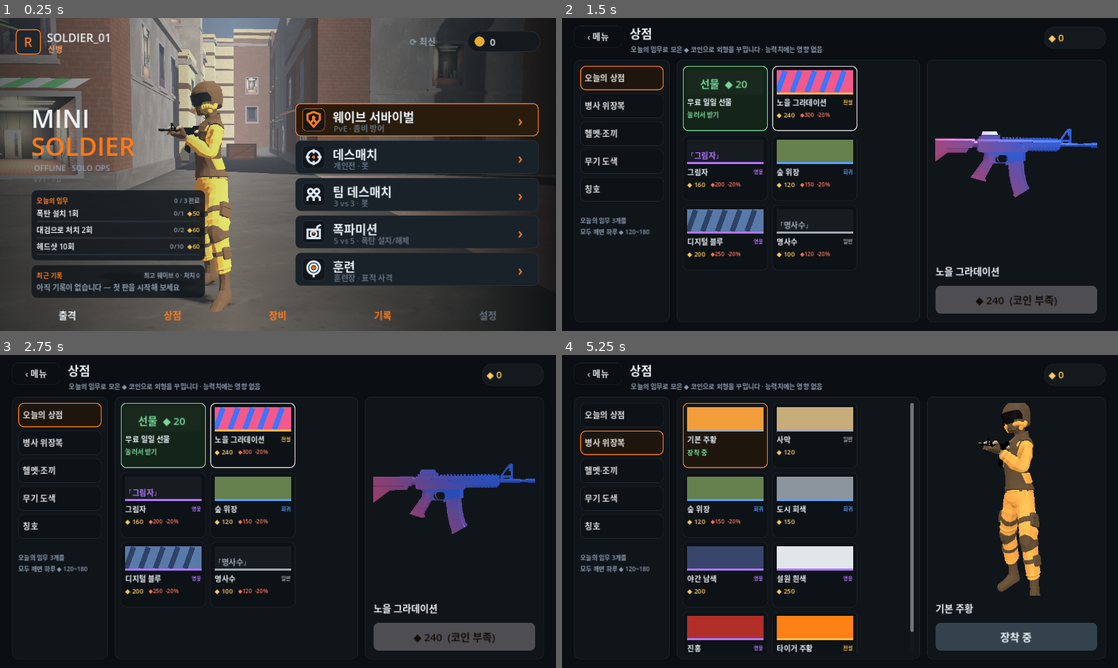
Above: before the commit, frames 1-4 (two rows, left to right).
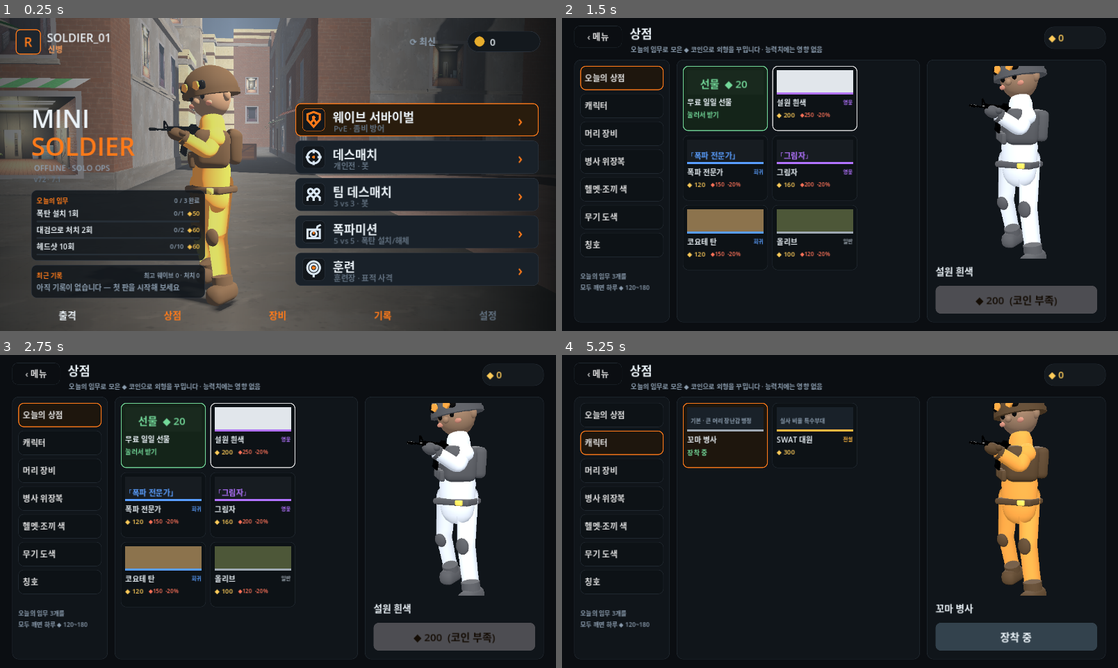
Above: after the commit, the same moments.

Repository: jjongjjongs/Reborn
Game: Godot game, scene res://Menu.tscn
Same seed, same stepped clock (60 frames per second), same inputs: the game is played once before the commit and once after it.
Inputs (mouse positions are in pixels of both pictures, inside the frame that each line leads up to):
- Up to frame 1 (0.25 s): no input
- Up to frame 2 (1.5 s): click "출격" at 0.5 s; click "상점" at 1.25 s
- Up to frame 3 (2.75 s): click "장비" at 2 s
- Up to frame 4 (5.25 s): click "기록" at 2.75 s; click "설정" at 3.5 s; click "병사 위장복" at 4.25 s; click (623, 442) at 5 s, where only the run after the commit has a clickable "캐릭터"

The runs differ from the first frame. In frame 1, 3.9% of the frame differs, in the area x 7-44%, y 14-94%; in frame 2, 12%; in frame 3, 12%; in frame 4, 14%, in the area x 3-88%, y 15-95%.

Commit message:
Mini Soldier is the default body for the player and the bots (bots wear random helmet / beret / gas mask); shop 캐릭터 (SWAT 대원 300) and 머리 장비 (beret 150, gas mask 250); weapons 15% bigger on the mini; player capsule 1.95 m to cover the helmet, v72
Co-Authored-By: Claude Opus 5.5 <noreply@anthropic.com>
Claude-Session: https://claude.ai/code/session_017gCHGQkLFHx2VS6S1QuV14

Diff:
--- a/game/bot.gd
+++ b/game/bot.gd
@@ -67,6 +67,7 @@
 	add_to_group("combatant")
 	_soldier = Soldier.new()
 	add_child(_soldier)
+	_soldier.gear = ["helmet", "helmet", "beret", "mask"][randi() % 4]
 	_soldier.setup(tint)
 	loadout = [Weapons.ORDER_PRIMARY.pick_random(), Weapons.ORDER_SECONDARY.pick_random(), "knife"]
 	rusher = randf() < (0.6 if loadout[0] in ["shotgun", "mp5"] else 0.25) * Difficulty.v("tactics")
--- a/game/loadout.gd
+++ b/game/loadout.gd
@@ -68,6 +68,7 @@
 	we.environment = e; vp.add_child(we)
 	_soldier = Soldier.new(); vp.add_child(_soldier)
 	_soldier.cosmetic = true
+	_soldier.body = Profile.equipped("body").substr(5); _soldier.gear = Profile.equipped("gear").substr(5)
 	_soldier.setup(Profile.suit_color(), Profile.kit_color())
 	_soldier.drive(0.0, true)
 
--- a/game/menu.gd
+++ b/game/menu.gd
@@ -91,7 +91,7 @@
 	MapBuilder.backdrop = true
 	MapBuilder.build("quarter", w)
 	MapBuilder.backdrop = false
-	var s := Soldier.new(); w.add_child(s); s.cosmetic = true; s.setup(Profile.suit_color(), Profile.kit_color())
+	var s := Soldier.new(); w.add_child(s); s.cosmetic = true; s.body = Profile.equipped("body").substr(5); s.gear = Profile.equipped("gear").substr(5); s.setup(Profile.suit_color(), Profile.kit_color())
 	s.position = BD_SOLDIER; s.rotation_degrees.y = 55.0
 	s.set_weapon(Controls.loadout[0] if Controls.loadout[0] != "knife" else "m4"); s.drive(0.0, true)
 	_bd_cam = Camera3D.new(); _bd_cam.fov = 36.0; w.add_child(_bd_cam); _bd_cam.current = true
--- a/game/player.gd
+++ b/game/player.gd
@@ -158,12 +158,13 @@
 	_soldier = Soldier.new()
 	add_child(_soldier)
 	_soldier.cosmetic = true
+	_soldier.body = Profile.equipped("body").substr(5); _soldier.gear = Profile.equipped("gear").substr(5)
 	_soldier.setup(Profile.suit_color(), Profile.kit_color())
 	_muzzle = Node3D.new(); _muzzle.position = Vector3(0.22, 1.3, -0.5)
 	add_child(_muzzle)
 	_col = CollisionShape3D.new()
-	_shape = CapsuleShape3D.new(); _shape.radius = 0.4; _shape.height = 1.8
-	_col.shape = _shape; _col.position = Vector3(0, 0.9, 0)
+	_shape = CapsuleShape3D.new(); _shape.radius = 0.4; _shape.height = 1.95
+	_col.shape = _shape; _col.position = Vector3(0, 0.975, 0)
 	add_child(_col)
 	_aim = GrenadeAim.new()
 	add_child(_aim)
@@ -172,8 +173,8 @@
 	crouched = c
 	Controls.crouched = c
 	# lower hitbox while crouched (cover actually hides you)
-	_shape.height = 1.2 if c else 1.8
-	_col.position = Vector3(0, 0.6 if c else 0.9, 0)
+	_shape.height = 1.3 if c else 1.95
+	_col.position = Vector3(0, 0.65 if c else 0.975, 0)
 	aim_h = 0.75 if c else 1.1
 	if _soldier: _soldier.set_crouch(c)
 
--- a/game/profile.gd
+++ b/game/profile.gd
@@ -8,8 +8,15 @@
 const PATH := "user://profile.json"
 
 # ---------------------------------------------------------------- catalogue
-const CATS := [["suit", "병사 위장복"], ["kit", "헬멧·조끼"], ["finish", "무기 도색"], ["title", "칭호"]]
+const CATS := [["body", "캐릭터"], ["gear", "머리 장비"], ["suit", "병사 위장복"], ["kit", "헬멧·조끼 색"], ["finish", "무기 도색"], ["title", "칭호"]]
 const ITEMS := [
+	# body: the soldier model (same skeleton / animations)
+	{"id": "body_mini", "cat": "body", "name": "꼬마 병사", "price": 0},
+	{"id": "body_swat", "cat": "body", "name": "SWAT 대원", "price": 300},
+	# gear: head gear on the mini
+	{"id": "gear_helmet", "cat": "gear", "name": "고글 헬멧", "price": 0},
+	{"id": "gear_beret", "cat": "gear", "name": "베레모", "price": 150},
+	{"id": "gear_mask", "cat": "gear", "name": "방독면", "price": 250},
 	# suit: the uniform colour (sleeves / trousers)
 	{"id": "suit_orange", "cat": "suit", "name": "기본 주황", "price": 0, "col": Color(0.95, 0.62, 0.24)},
 	{"id": "suit_desert", "cat": "suit", "name": "사막", "price": 120, "col": Color(0.78, 0.68, 0.48)},
@@ -47,7 +54,7 @@
 	{"id": "tt_ghost", "cat": "title", "name": "그림자", "price": 200},
 	{"id": "tt_legend", "cat": "title", "name": "전설의 병사", "price": 300},
 ]
-const DEFAULT_EQUIP := {"suit": "suit_orange", "kit": "kit_brown", "finish": "fin_none", "title": "tt_rookie"}
+const DEFAULT_EQUIP := {"body": "body_mini", "gear": "gear_helmet", "suit": "suit_orange", "kit": "kit_brown", "finish": "fin_none", "title": "tt_rookie"}
 
 static var _d := {}
 static var _loaded := false
--- a/game/project.godot
+++ b/game/project.godot
@@ -4,8 +4,8 @@
 [application]
 
 config/name="Mini Soldier"
-config/version="7.0"
-config/build_code=71
+config/version="7.1"
+config/build_code=72
 run/main_scene="res://Menu.tscn"
 config/icon="res://icons/icon_512.png"
 config/quit_on_go_back=false
--- a/game/shop_screen.gd
+++ b/game/shop_screen.gd
@@ -115,6 +115,7 @@
 		_cam.fov = 34.0; _cam.position = Vector3(-1.5, 1.25, -2.6); _cam.look_at_from_position(_cam.position, Vector3(0.0, 0.95, -0.1))
 	if _soldier: _soldier.queue_free()
 	var suit := Profile.suit_color(); var kit := Profile.kit_color(); var fin := Profile.equipped("finish")
+	var bd := Profile.equipped("body").substr(5); var gr := Profile.equipped("gear").substr(5)
 	var wid: String = Controls.loadout[0] if Controls.loadout[0] != "knife" else "m4"
 	var it := Profile.item(_sel)
 	if _sel.begins_with("gold:"):
@@ -124,7 +125,9 @@
 			"suit": suit = it["col"]
 			"kit": kit = it["col"]
 			"finish": fin = _sel
-	_soldier = Soldier.new(); _vp.add_child(_soldier)
+			"body": bd = _sel.substr(5)
+			"gear": gr = _sel.substr(5); bd = "mini"
+	_soldier = Soldier.new(); _soldier.body = bd; _soldier.gear = gr; _vp.add_child(_soldier)
 	_soldier.setup(suit, kit)
 	_soldier.set_weapon(wid)
 	if fin == Profile.equipped("finish") and not _sel.begins_with("gold:") and String(it.get("cat", "")) != "finish":
@@ -201,6 +204,11 @@
 	if cat == "title":
 		sw.color = Color(0.09, 0.11, 0.13)
 		var tl := _lbl("「%s」" % it["name"], 18, rar[1]); tl.position = Vector2(8, 16); sw.add_child(tl)
+	elif cat == "body" or cat == "gear":
+		sw.color = Color(0.10, 0.13, 0.16)
+		var sub: String = {"body_mini": "기본 · 큰 머리 장난감 병정", "body_swat": "실사 비율 특수부대", "gear_helmet": "고글 올린 전투 헬멧",
+			"gear_beret": "꼬마 병사 전용", "gear_mask": "꼬마 병사 전용"}.get(id, "")
+		var tl := _lbl(sub, 13, MUTED); tl.position = Vector2(8, 20); sw.add_child(tl)
 	elif c.a == 0.0:
 		sw.color = Color(0.36, 0.30, 0.24) if cat == "kit" else Color(0.22, 0.24, 0.26)
 	else:
--- a/game/soldier.gd
+++ b/game/soldier.gd
@@ -86,7 +86,8 @@
 var _team := Color(0.8, 0.4, 0.3)
 var _kit := Color(0, 0, 0, 0)      # helmet / plate carrier colour (alpha 0 = team-tinted default)
 var cosmetic := false              # the player's own soldier: wear the shop finish on guns
-var body := "swat"                 # "swat" or "mini" (Mini Soldier toy body, same skeleton)
+var body := "mini"                 # "mini" (default toy soldier) or "swat" (shop), same skeleton
+var gun_k := 1.0                   # weapon size multiplier (the chunky mini holds bigger guns)
 static var test_body := ""         # dev: force a body for every soldier (comparison shots)
 var gear := "helmet"               # mini head gear: helmet / beret / mask
 
@@ -95,6 +96,7 @@
 	_kit = kit
 	# visible body (SWAT, or the Mini Soldier test body built on the same skeleton)
 	if test_body != "": body = test_body
+	gun_k = 1.15 if body == "mini" else 1.0
 	var swat: Node3D = (load("res://assets/soldier/Mini.glb") as PackedScene).instantiate() if body == "mini" else SWAT.instantiate()
 	if body == "mini":
 		for g in swat.find_children("Gear_*", "", true, false):
@@ -377,7 +379,7 @@
 	return Vector3(0.0, float(v[1]) * L, (0.5 - float(v[0])) * L)
 
 func _len() -> float:
-	return float(_wdef["len"]) * (LONG_SCALE if _wdef["kind"] == "long" else 1.0)
+	return float(_wdef["len"]) * (LONG_SCALE if _wdef["kind"] == "long" else 1.0) * gun_k
 
 func _model_aabb(root: Node3D) -> AABB:
 	var out := AABB(); var first := true
Not shown, changed: game/export_presets.cfg
